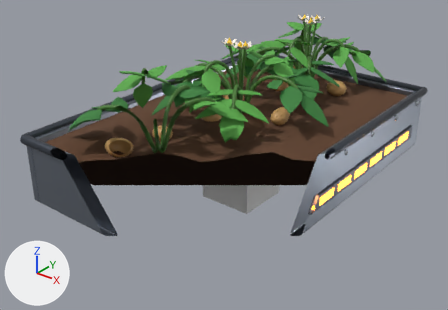
What one commit did to the FBX model art/export/fbx/BedMetal.fbx.
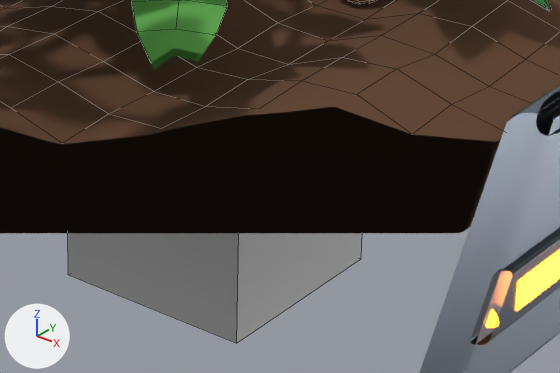
Each version is shown whole from a 50 mm camera at (5.97, -7.98, 5.12) aimed at (-0.05, -0.44, 0.45), then close up on the part from 41% to 74% of the width and 40% to 72% of the height. The lights are fixed; the arrows at lower left show +X, +Y and +Z. The first two pictures are the older version. The close-ups show mesh edges as thin lines. Everything nearer to the camera than a plane just in front of the edit is cut away. Where no turn or scale is listed for an object, it has been applied to the vertices.

The first close-up shows 'Body__MetalDark.001', 'Body__NeonOrange', 'Body__Soil.002', 'Body__SoilDark.002', 'Body__Steel.007', 'Bush/Plant1__Leaf@sway_x_2.5_3.14_0.45#-0.048,1.13,0', 'Origin__Pivot.002' and 2 more.
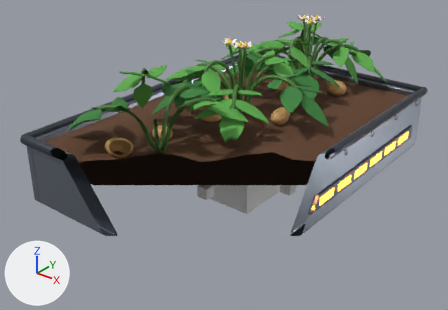
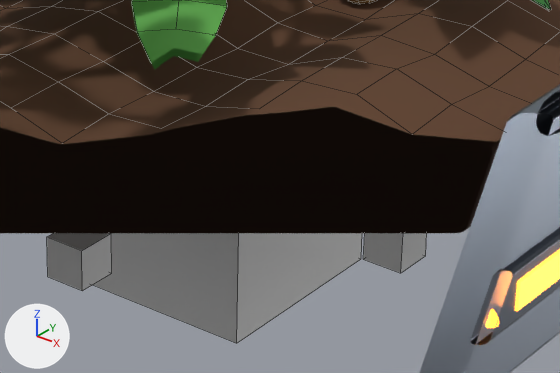
Boxes (x1, y1, x2, y2) around the edits, measured in the close-ups (560 x 373 px):
'Origin__AxisZ', added: after (47, 233, 112, 291)
'Origin__AxisX', added: after (363, 233, 427, 273)

What changed in the scene script:
```text
Add me_origin__axisz:
    me_origin__axisz.from_pydata(...)  # a box spanning x -0.1..0.1, y -0.1..0.1, z -0.1..0.1
Add ob_origin__axisz:
    ob_origin__axisz = bpy.data.objects.new('Origin__AxisZ', me_origin__axisz)
    ob_origin__axisz.location = (0.0, -1.0, 0.0)
Add ob_origin__axisx:
    ob_origin__axisx = bpy.data.objects.new('Origin__AxisX', me_origin__axisz.copy())
    ob_origin__axisx.location = (1.0, 0.0, 0.0)
```
